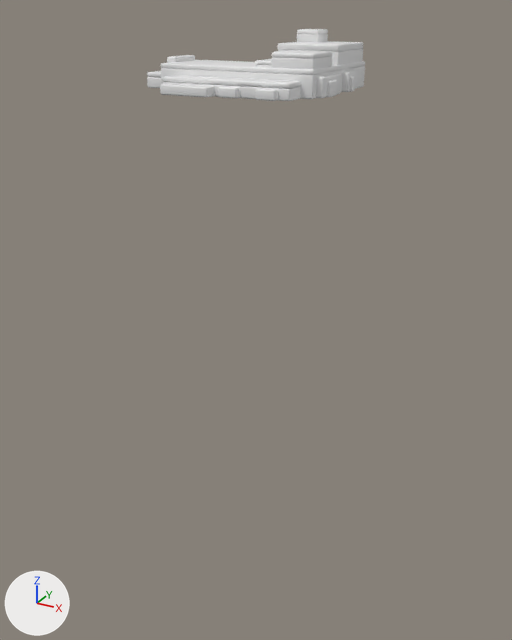
The FBX model Assets/Art/Models/Enviro/Modules/RockFormation_01b.fbx as it was, and as the next commit left it.
Both versions are drawn from a 50 mm camera at (25.8, -74.6, 6.0) aimed at (-3.4, -21.4, -20.6). Arrows for +X, +Y and +Z are at lower left; the lights stay in place. Where no turn or scale is listed for an object, it has been applied to the vertices.

The scene before the commit, as lines of its bpy script (objects in view):
```python
me_cube_091 = bpy.data.meshes.new('Cube.091')
me_cube_091.from_pydata(...)  # 2912 vertices, 2974 faces; spans x -8.5..7.6, y -7.7..6.6, z 0.0..4.4
me_cube_091.materials.append(mat_material)  # its picture is missing
ob_cube_029 = bpy.data.objects.new('Cube.029', me_cube_091)
ob_cube_029.location = (-3.0, -21.4, 0.0)
```
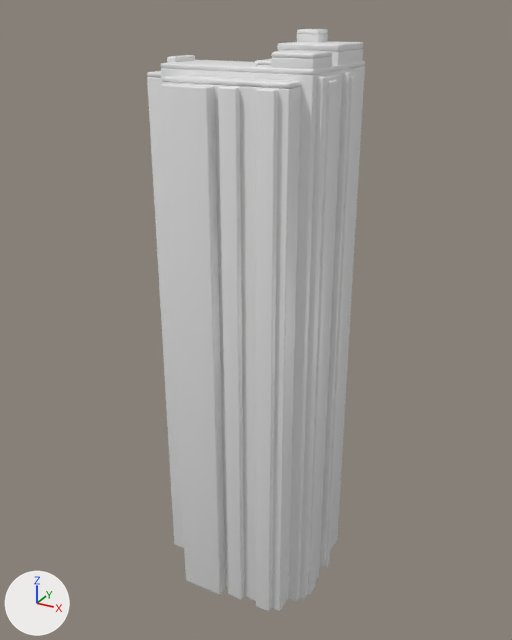
Where the change shows, as pixel boxes (x1, y1, x2, y2) in the pictures (512 x 640 px; the box of a moved part takes in the faces that stretch with it):
'Cube.029', reshaped (699% taller)
    before: (147, 29, 365, 101)
    after: (147, 29, 365, 611)
part 1 of me_cube_091, moved or reshaped
    before: (147, 79, 364, 101)
    after: (147, 79, 364, 611)

Diff of the bpy script that builds the scene:
```diff
--- a/Assets/Art/Models/Enviro/Modules/RockFormation_01b.fbx.py
+++ b/Assets/Art/Models/Enviro/Modules/RockFormation_01b.fbx.py
@@ me_cube_091 @@
 me_cube_091.from_pydata(...)  # 2912 vertices, 2974 faces; spans x -8.5..7.6, y -7.7..6.6, z 0.0..4.4
 # used by ob_cube_029; location = (-3.0, -21.4, 0.0)
+# me_cube_091 part 1: all 704 vertices in x -8.5..7.6, y -7.7..6.6, z 0.0..0.2 are moved by (0.0, 0.0, -47.6)
 me_cube_091.materials.append(mat_material)
```
